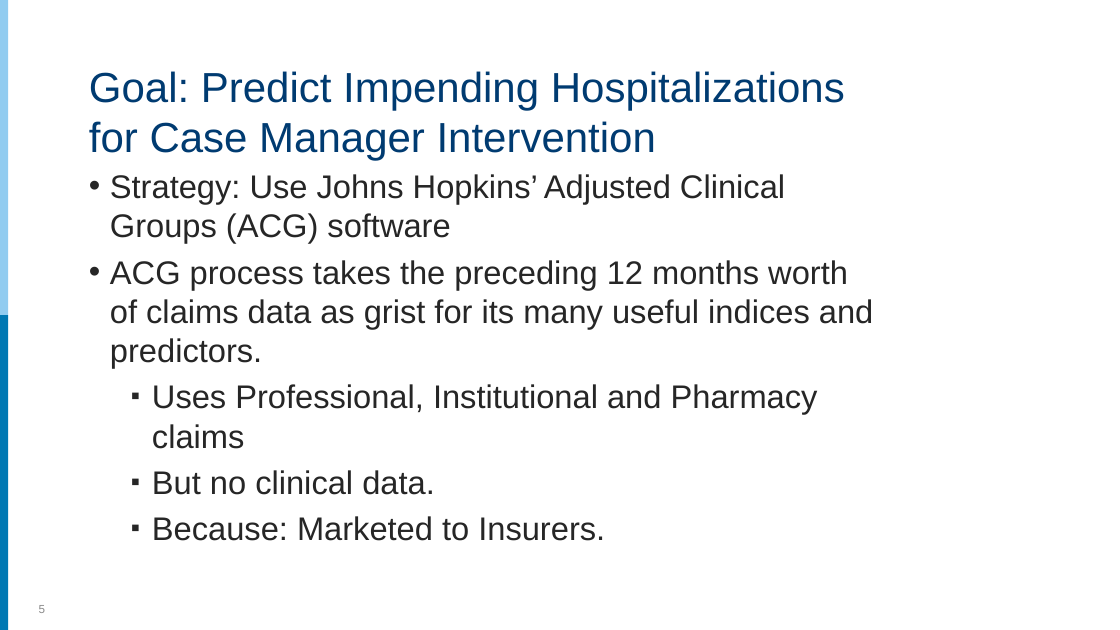
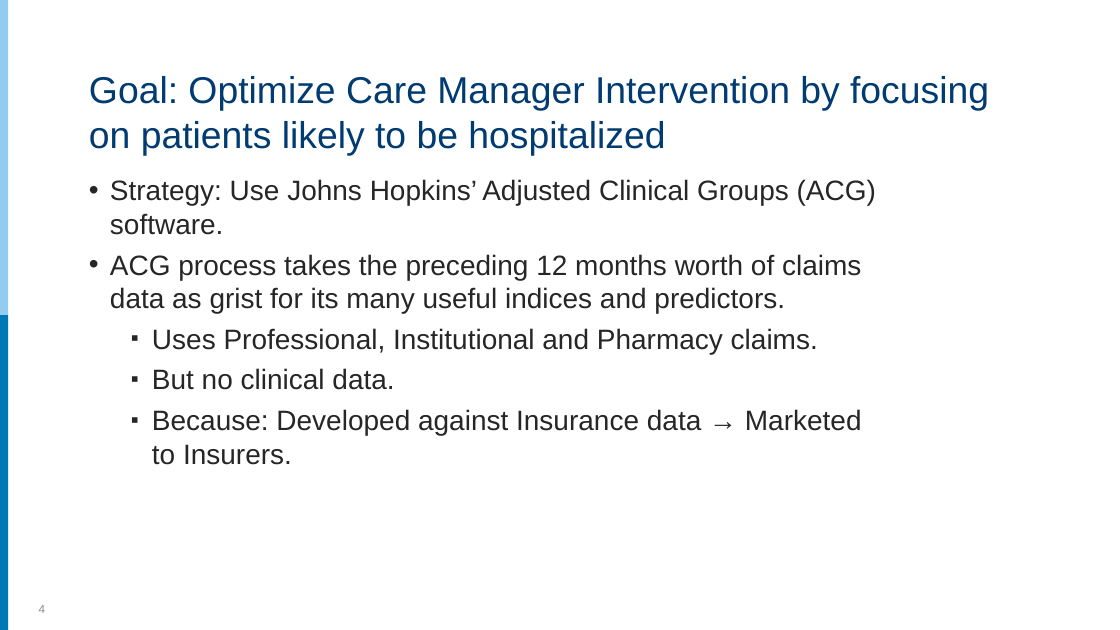
Before and after one commit to rpardee/hcsrn_2019, a slide deck: slide 4 of analytics_for_hmos.pptx (slide 5 before the commit). Drawn at 1120x630 pixels with LibreOffice and Linux fonts; fonts in the diff are those of the drawing. Boxes give left, top, right and bottom in pixels: in the first picture for what was removed or moved away, otherwise in the second. Text is boxed around its words. In the diff, an @@ line names an element or a change of style, - is before the commit and + after.

```diff
--- a/analytics_for_hmos.pptx
+++ b/analytics_for_hmos.pptx
@@ title at box(89, 76, 989, 156): text changed; size 36 to 32 pt @@
-Goal: Predict Impending Hospitalizations for Case Manager Intervention
+Goal: Optimize Care Manager Intervention by focusing on patients likely to be hospitalized
@@ text at box(110, 179, 876, 235): text changed; size 28 to 24 pt @@
-• Strategy: Use Johns Hopkins’ Adjusted Clinical Groups (ACG) software
+• Strategy: Use Johns Hopkins’ Adjusted Clinical Groups (ACG) software.
@@ text at box(110, 254, 861, 390): size 28 to 24 pt in "ACG process takes the preceding 12 months ...", "But no clinical data." @@
@@ text at box(152, 328, 818, 354): text changed; size 28 to 24 pt @@
-  ▪ Uses Professional, Institutional and Pharmacy claims
+  ▪ Uses Professional, Institutional and Pharmacy claims.
@@ text at box(152, 409, 862, 465): text changed; size 28 to 24 pt @@
-  ▪ Because: Marketed to Insurers.
+  ▪ Because: Developed against Insurance data → Marketed to Insurers.
@@ page number at box(39, 605, 45, 613): text changed @@
-5
+4
```
Also in this commit, not shown: 9 other slides changed, 5 slides added.
